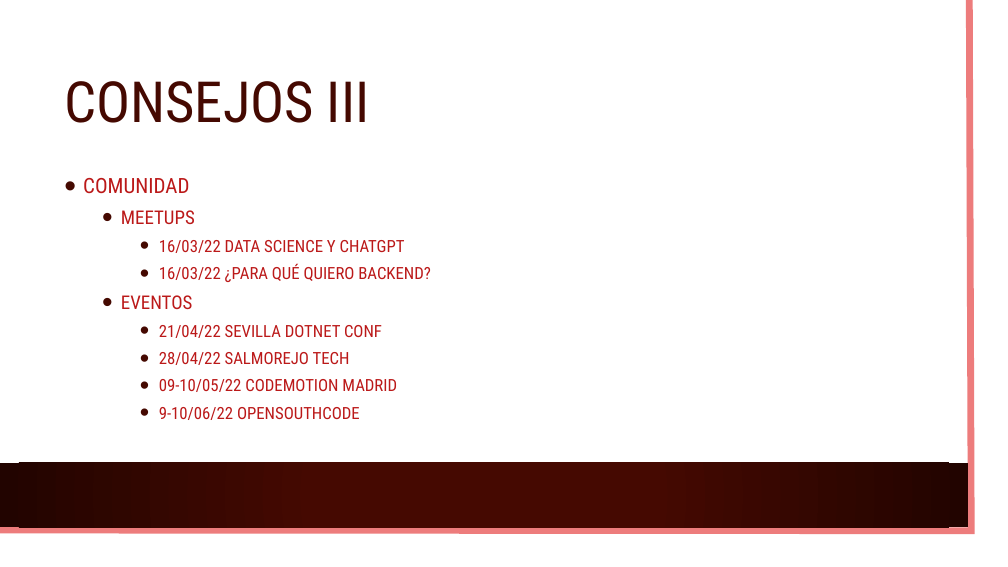
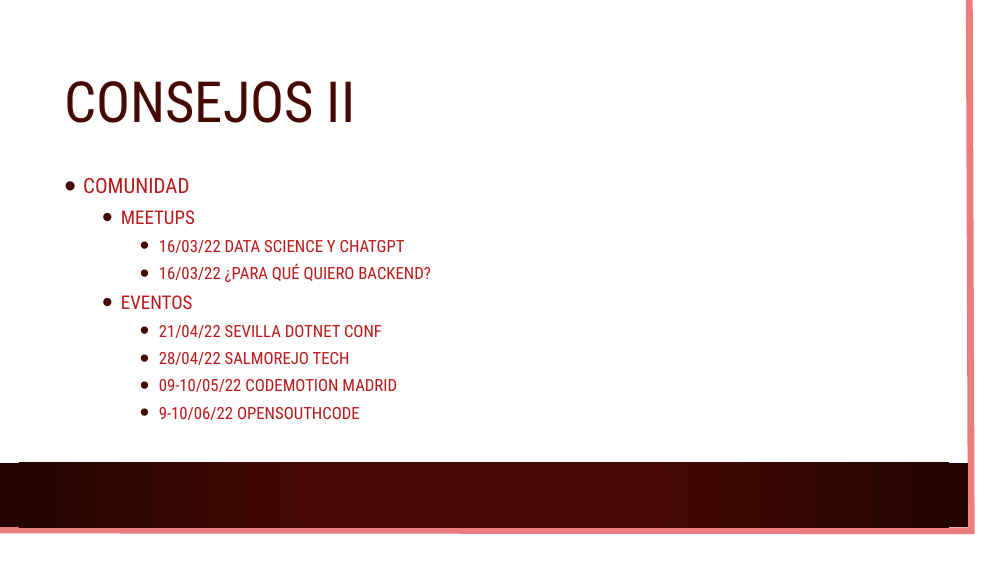
Before and after one commit to marcoablanco/Events, a slide deck: slide 10 of 2023-03 Mundo laboral con DotNet/Presentación.pptx (slide 11 before the commit). Drawn at 1008x567 pixels with LibreOffice and Linux fonts; fonts in the diff are those of the drawing; background and template pictures are left out. Boxes give left, top, right and bottom in pixels: in the first picture for what was removed or moved away, otherwise in the second. Text is boxed around its words. In the diff, an @@ line names an element or a change of style, - is before the commit and + after.

```diff
--- a/2023-03 Mundo laboral con DotNet/Presentación.pptx
+++ b/2023-03 Mundo laboral con DotNet/Presentación.pptx
@@ title at [64, 81, 355, 123]: text changed @@
-CONSEJOS III
+CONSEJOS II
```
Also in this commit, not shown: 1 other slide changed, 1 slide removed.
